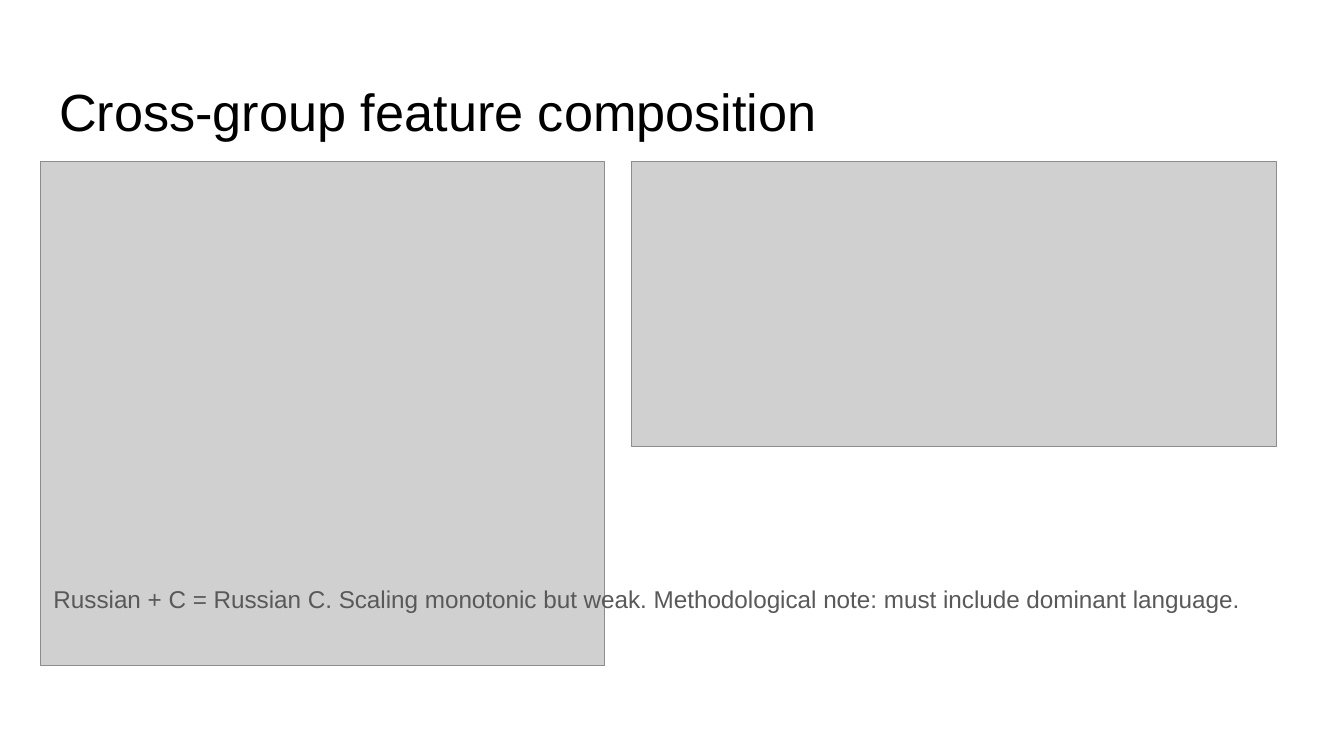
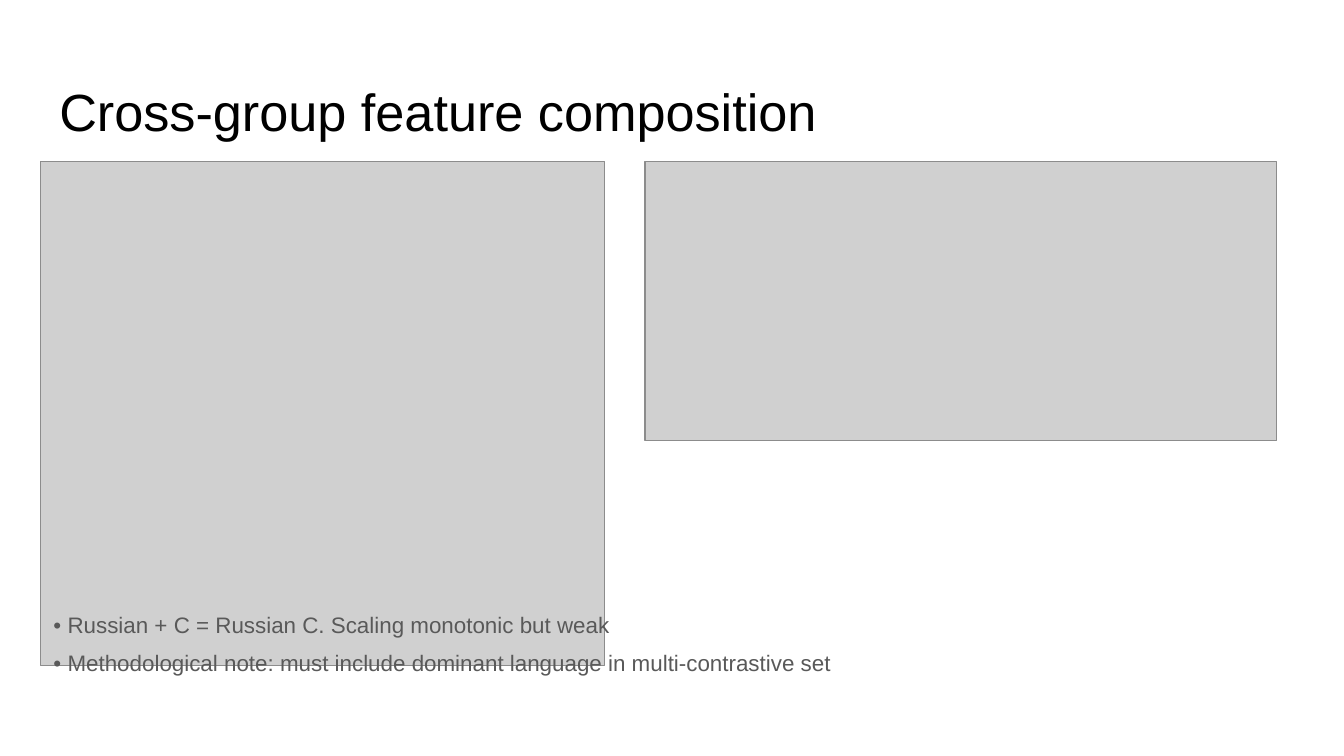
Before and after one commit to FranciscoHS/steering-plateaus, a slide deck: slide 4 of Activation Plateaus Meeting Slides - Updated.pptx. Drawn at 1344x756 pixels with LibreOffice and Linux fonts; fonts in the diff are those of the drawing; grey boxes stand for pictures. Boxes give left, top, right and bottom in pixels: in the first picture for what was removed or moved away, otherwise in the second. Text is boxed around its words. In the diff, an @@ line names an element or a change of style, - is before the commit and + after.

```diff
--- a/Activation Plateaus Meeting Slides - Updated.pptx
+++ b/Activation Plateaus Meeting Slides - Updated.pptx
@@ picture: place and size @@
-picture at (632,161,1277,446)
+picture at (645,161,1277,441)
@@ text at (68,615,831,677): text changed; size 13 to 12 pt @@
-Russian + C = Russian C. Scaling monotonic but weak. Methodological note: must include dominant language.
+• Russian + C = Russian C. Scaling monotonic but weak
+• Methodological note: must include dominant language in multi-contrastive set
```
Also in this commit, not shown: 10 other slides changed, 40 other files.
